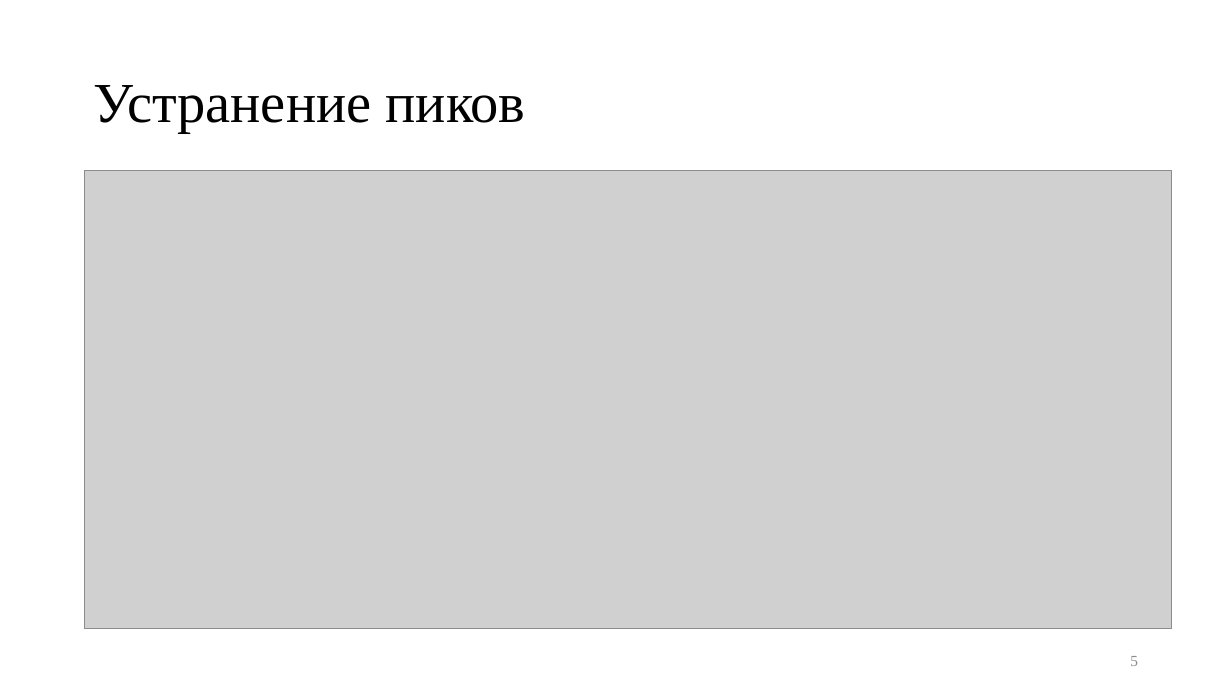
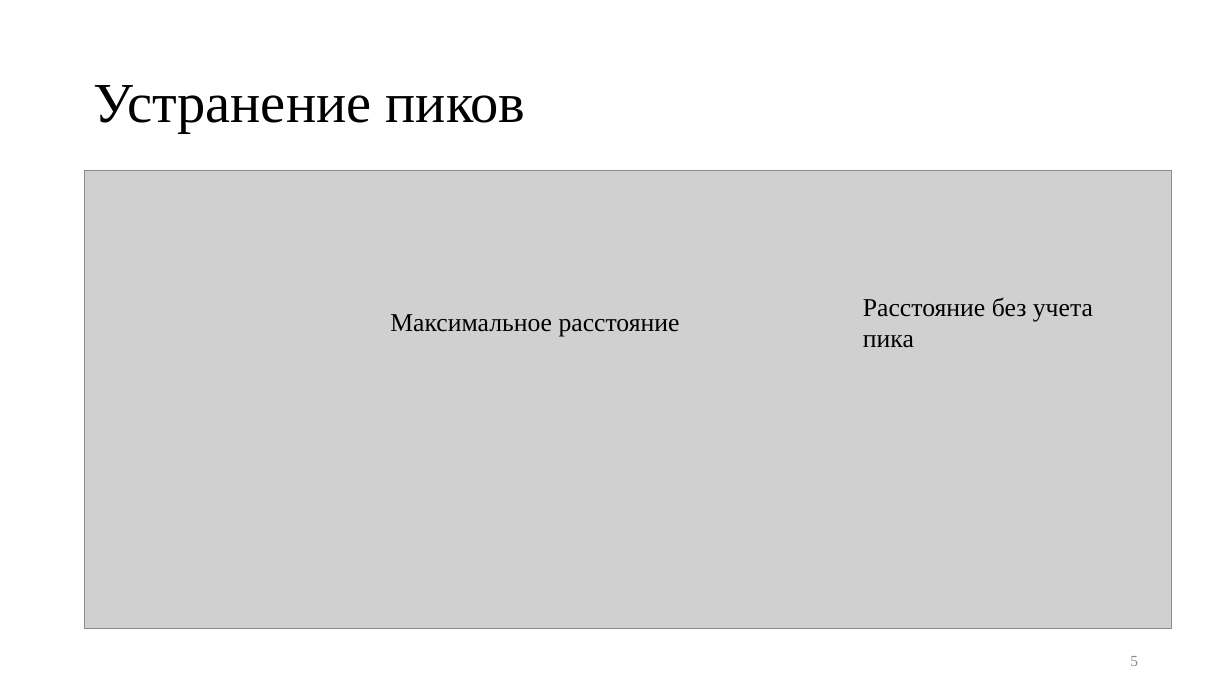
Before and after one commit to kaedvann/TrackFilter, a slide deck: slide 5 of docs/thesis/thesis.pptx. Drawn at 1232x693 pixels with LibreOffice and Linux fonts; fonts in the diff are those of the drawing; grey boxes stand for pictures. Boxes give left, top, right and bottom in pixels: in the first picture for what was removed or moved away, otherwise in the second. Text is boxed around its words. In the diff, an @@ line names an element or a change of style, - is before the commit and + after.

```diff
--- a/docs/thesis/thesis.pptx
+++ b/docs/thesis/thesis.pptx
@@ text added at box(863, 298, 1093, 348), 20 pt, text #000000 @@
+Расстояние без учета
+пика
@@ text added at box(390, 314, 680, 337), 20 pt, text #000000 @@
+Максимальное расстояние
```
Also in this commit, not shown: 3 other slides changed, 2 other files.
